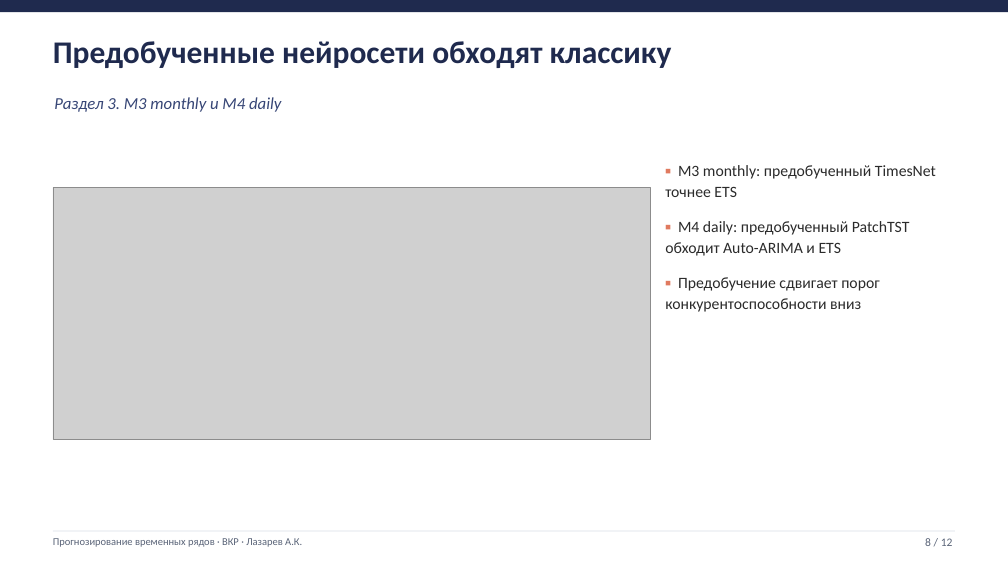
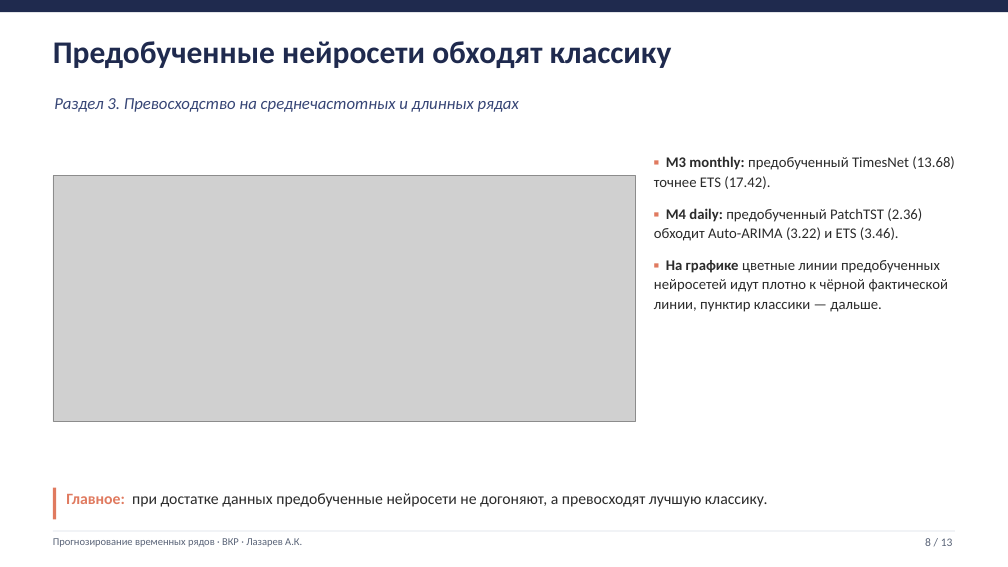
Before and after one commit to Prost444/Hybrid-models-for-TS-processing, a slide deck: slide 8 of docs/Презентация_Лазарев_ВКР.pptx. Drawn at 1008x567 pixels with LibreOffice and Linux fonts; fonts in the diff are those of the drawing; grey boxes stand for pictures. Boxes give left, top, right and bottom in pixels: in the first picture for what was removed or moved away, otherwise in the second. Text is boxed around its words. In the diff, an @@ line names an element or a change of style, - is before the commit and + after.

```diff
--- a/docs/Презентация_Лазарев_ВКР.pptx
+++ b/docs/Презентация_Лазарев_ВКР.pptx
@@ text at [54, 98, 519, 112]: text changed @@
-Раздел 3. M3 monthly и M4 daily
+Раздел 3. Превосходство на среднечастотных и длинных рядах
@@ picture: place and size @@
-picture at [53, 188, 650, 439]
+picture at [53, 176, 635, 422]
@@ text at [654, 156, 954, 312]: text changed; size 15 to 14 pt @@
-▪ M3 monthly: предобученный TimesNet точнее ETS
-▪ M4 daily: предобученный PatchTST обходит Auto-ARIMA и ETS
-▪ Предобучение сдвигает порог конкурентоспособности вниз
+▪ M3 monthly: предобученный TimesNet (13.68) точнее ETS (17.42).
+▪ M4 daily: предобученный PatchTST (2.36) обходит Auto-ARIMA (3.22) и ETS (3.46).
+▪ На графике цветные линии предобученных нейросетей идут плотно к чёрной фактической линии, пунктир классики — дальше.
@@ rectangle added at [53, 488, 56, 520], fill #E07A5F @@
@@ text added at [66, 493, 768, 507], 15 pt, text #2B2B2B @@
+Главное: при достатке данных предобученные нейросети не догоняют, а превосходят лучшую классику.
```
Also in this commit, not shown: 9 other slides changed, 1 slide added, 4 other files.
